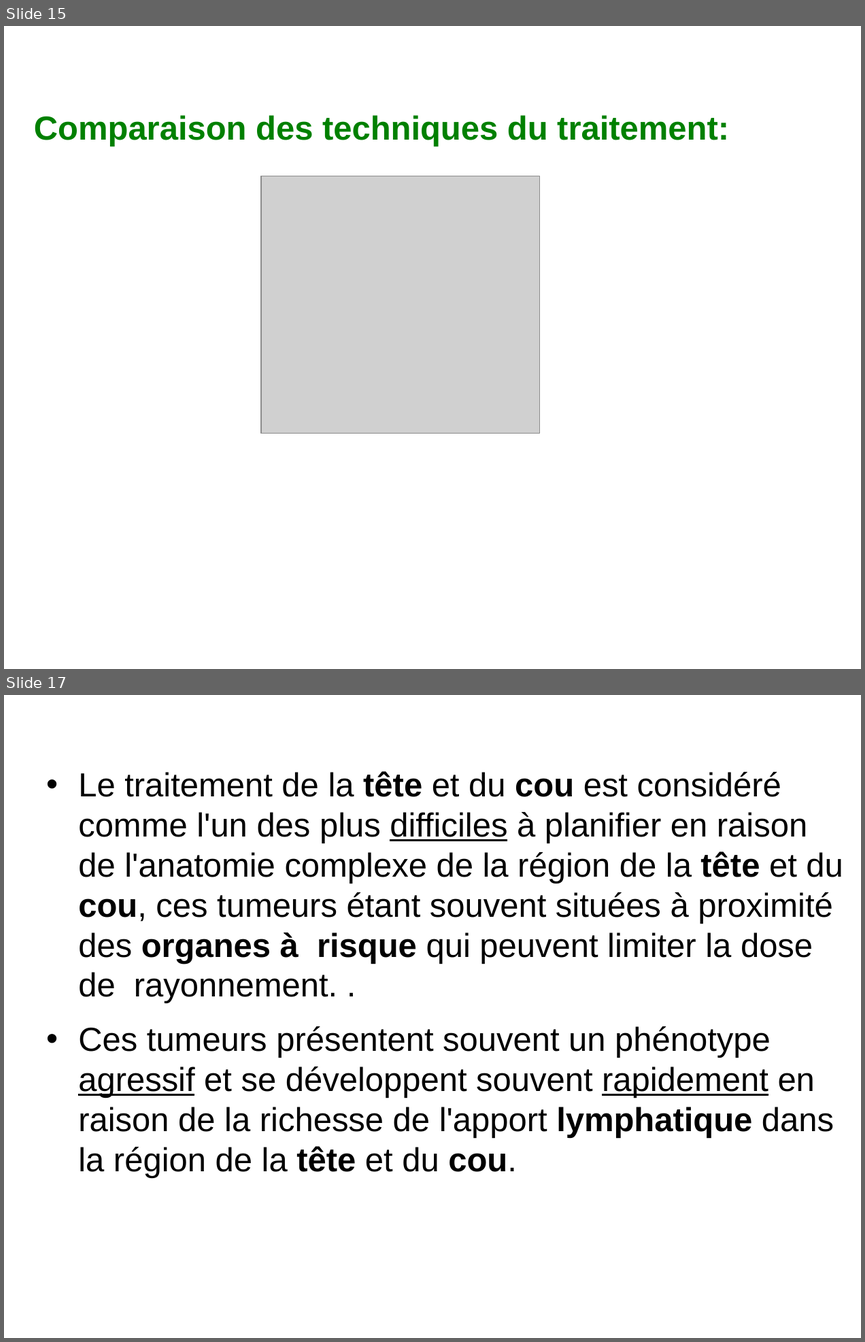
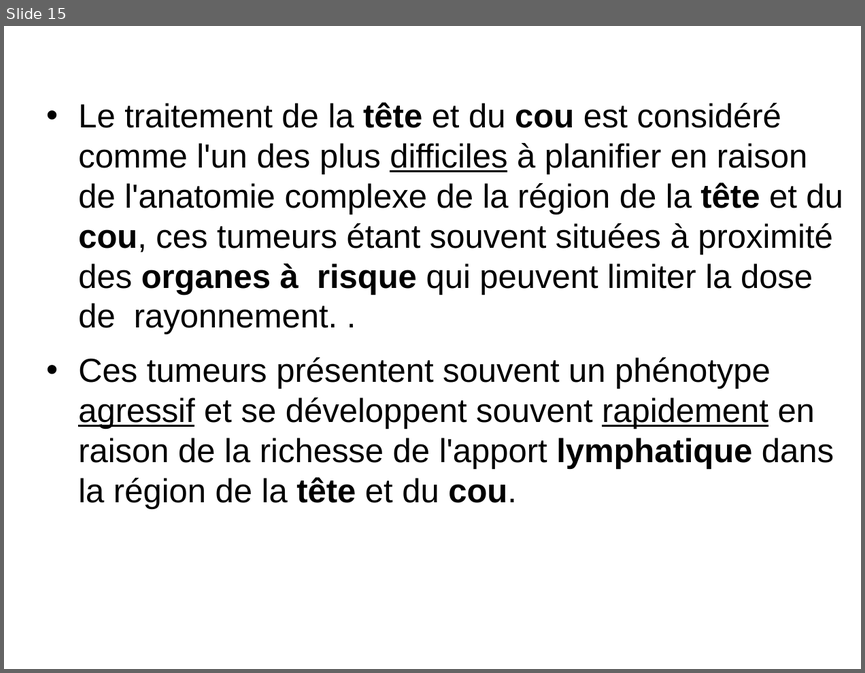
Before and after one commit to ay-learn/RT-ORL, a slide deck: power-point/biophysique.pptx. Shown one above the other, each under a label of ours: slides 15 and 17 before the commit, slide 15 after it; the slides between them are not shown. The pictures are 865x1342 and 865x673 pixels, drawn with LibreOffice and Linux fonts; fonts in the diff are those of the drawing; grey boxes stand for pictures; background and template pictures are left out. Boxes give left, top, right and bottom in pixels: in the first picture for what was removed or moved away, otherwise in the second. Text is boxed around its words. In the diff, an @@ line names an element or a change of style, - is before the commit and + after.

```diff
--- a/power-point/biophysique.pptx
+++ b/power-point/biophysique.pptx
@@ slide 15 removed at box(4, 26, 861, 669), background picture (left out) @@
@@ text removed at box(34, 115, 729, 147) @@
-Comparaison des techniques du traitement:
@@ picture removed at box(261, 176, 540, 433) @@
@@ what was slide 17 is now slide 15 @@
```
Also in this commit, not shown: 13 slides changed, 1 slide added, 1 other slide removed.
